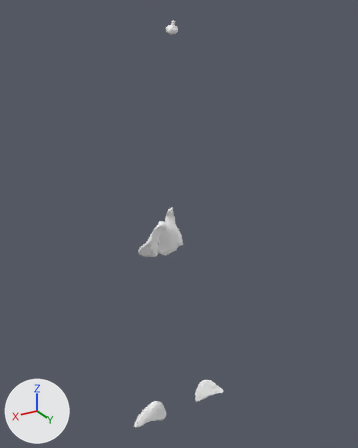
The glTF model assets/anatomy/models/endocrine.glb as it was, and as the next commit left it.
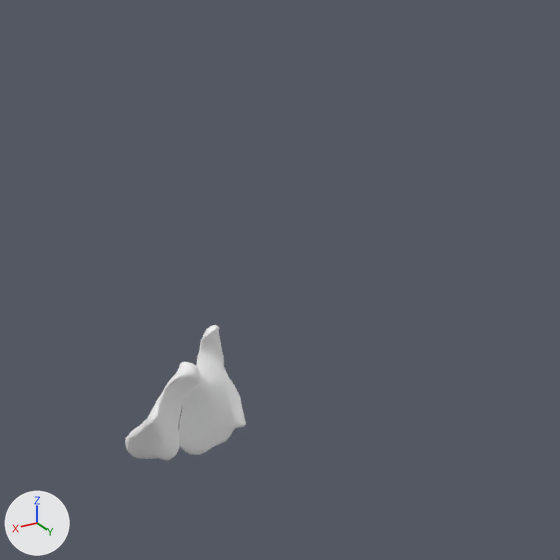
Old and new are each drawn whole from a camera (50 mm lens) standing at (0.264, 0.449, 0.754) and looking at (-0.012, -0.012, 0.524) and again close up on the part from 26% to 84% of the width and 19% to 66% of the height. The lights are fixed; the arrows at lower left show +X, +Y and +Z. The older version's two pictures come first. Where no turn or scale is listed for an object, it has been applied to the vertices.

Script lines for the objects in view, before the commit:
```python
me_fma71194 = bpy.data.meshes.new('FMA71194')
me_fma71194.from_pydata(...)  # 386 vertices, 768 faces; spans x -0.0136..0.0136, y -0.0111..0.0111, z -0.0343..0.0343
me_fma71194.materials.append(mat_endocrine)  # white #ffffff
me_fma71195 = bpy.data.meshes.new('FMA71195')
me_fma71195.from_pydata(...)  # 407 vertices, 810 faces; spans x -0.0127..0.0127, y -0.0198..0.0198, z -0.0296..0.0296
me_fma71195.materials.append(mat_endocrine)  # white #ffffff
ob_fma71194 = bpy.data.objects.new('FMA71194', me_fma71194)
ob_fma71194.location = (-0.0112, -0.0332, 0.5055)
ob_fma71195 = bpy.data.objects.new('FMA71195', me_fma71195)
ob_fma71195.location = (0.0092, -0.0395, 0.4971)
```
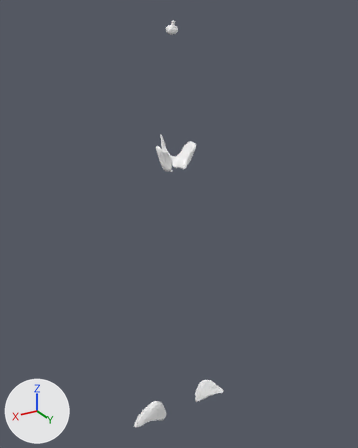
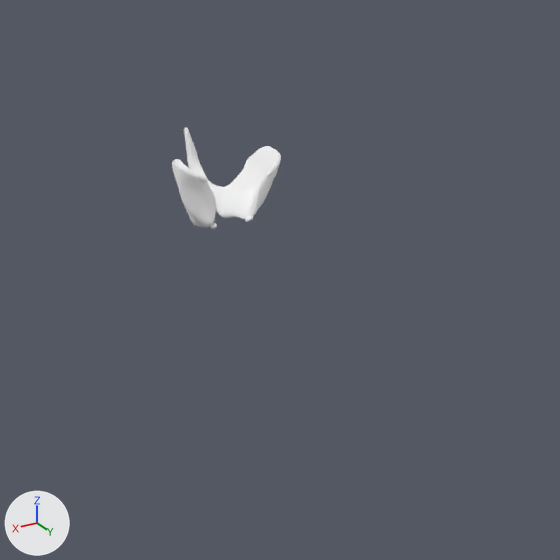
What changed in the scene script:
```text
Add me_za_thyroid_gland:
    me_za_thyroid_gland.from_pydata(...)  # 794 vertices, 1584 faces; spans x -0.0232..0.0232, y -0.0193..0.0193, z -0.0175..0.0175
    me_za_thyroid_gland.materials.append(mat_endocrine)  # white #ffffff
Add me_za_superior_parathyroid_gland_r:
    me_za_superior_parathyroid_gland_r.from_pydata(...)  # 66 vertices, 128 faces; spans x -0.00189..0.00189, y -0.00104..0.00104, z -0.00152..0.00152
    me_za_superior_parathyroid_gland_r.materials.append(mat_endocrine)  # white #ffffff
Add me_za_superior_parathyroid_gland_l:
    me_za_superior_parathyroid_gland_l.from_pydata(...)  # 66 vertices, 128 faces; spans x -0.00191..0.00191, y -0.00108..0.00108, z -0.00171..0.00171
    me_za_superior_parathyroid_gland_l.materials.append(mat_endocrine)  # white #ffffff
Remove ob_fma71195:
    ob_fma71195 = bpy.data.objects.new('FMA71195', me_fma71195)
    ob_fma71195.location = (0.0092, -0.0395, 0.4971)
Remove ob_fma71194:
    ob_fma71194 = bpy.data.objects.new('FMA71194', me_fma71194)
    ob_fma71194.location = (-0.0112, -0.0332, 0.5055)
Add ob_za_thyroid_gland:
    ob_za_thyroid_gland = bpy.data.objects.new('ZA_Thyroid_gland', me_za_thyroid_gland)
    ob_za_thyroid_gland.location = (-0.0003, -0.0081, 0.6116)
Add ob_za_superior_parathyroid_gland_r:
    ob_za_superior_parathyroid_gland_r = bpy.data.objects.new('ZA_Superior_parathyroid_gland_r', me_za_superior_parathyroid_gland_r)
    ob_za_superior_parathyroid_gland_r.location = (-0.0156, 0.01, 0.6165)
Add ob_za_superior_parathyroid_gland_l:
    ob_za_superior_parathyroid_gland_l = bpy.data.objects.new('ZA_Superior_parathyroid_gland_l', me_za_superior_parathyroid_gland_l)
    ob_za_superior_parathyroid_gland_l.location = (0.0148, 0.0096, 0.6183)
```

Location of each change, (x1, y1, x2, y2) in pixels of the close-ups (560 x 560 px):
'FMA71194', deleted
    before: (178, 325, 246, 455)
'ZA_Thyroid_gland', added
    after: (172, 127, 281, 227)
'FMA71195', deleted
    before: (125, 362, 200, 460)
'ZA_Superior_parathyroid_gland_l', added
    after: (198, 174, 208, 182)
'ZA_Superior_parathyroid_gland_r', added
    after: (266, 168, 274, 176)
